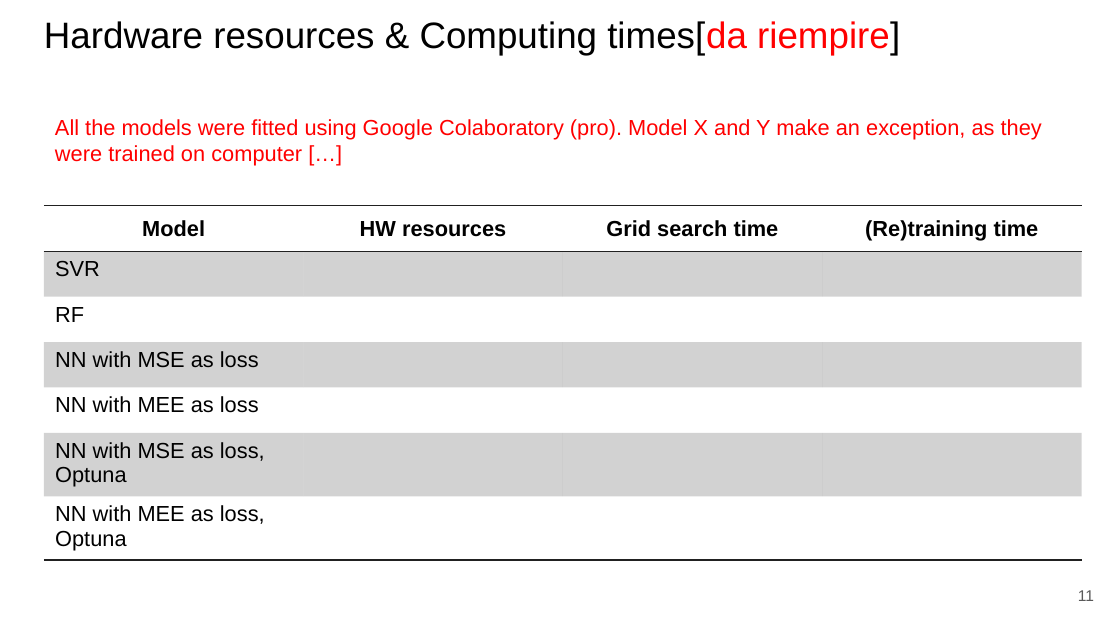
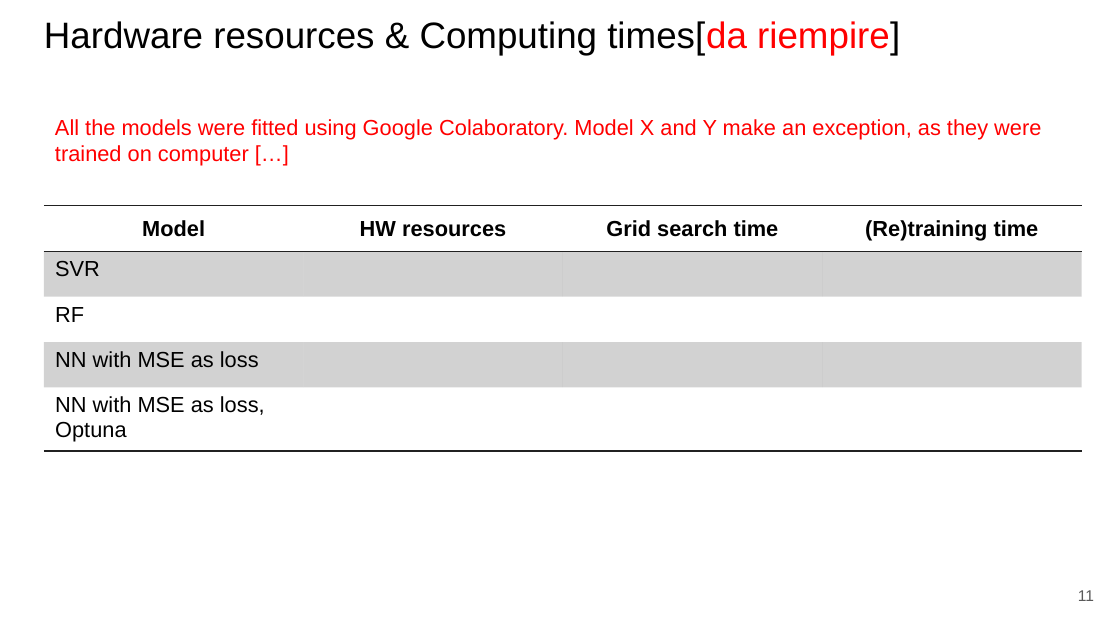
Before and after one commit to paolo-junior-mollica/machine-learning-project, a slide deck: slide 11 of relazione/ML-2023-PRJ-Slides-Demo.pptx. Drawn at 1120x630 pixels with LibreOffice and Linux fonts; fonts in the diff are those of the drawing. Boxes give left, top, right and bottom in pixels: in the first picture for what was removed or moved away, otherwise in the second. Text is boxed around its words. In the diff, an @@ line names an element or a change of style, - is before the commit and + after.

```diff
--- a/relazione/ML-2023-PRJ-Slides-Demo.pptx
+++ b/relazione/ML-2023-PRJ-Slides-Demo.pptx
@@ text at bbox=[55, 119, 1041, 166]: text changed @@
-All the models were fitted using Google Colaboratory (pro). Model X and Y make an exception, as they were trained on computer […]
+All the models were fitted using Google Colaboratory. Model X and Y make an exception, as they were trained on computer […]
@@ table at bbox=[44, 206, 1083, 451] @@
-row 5: NN with MEE as loss |  |  | 
-row 7: NN with MEE as loss, Optuna |  |  | 
```
Also in this commit, not shown: 9 other slides changed, 2 slides added, 1 slide removed.
